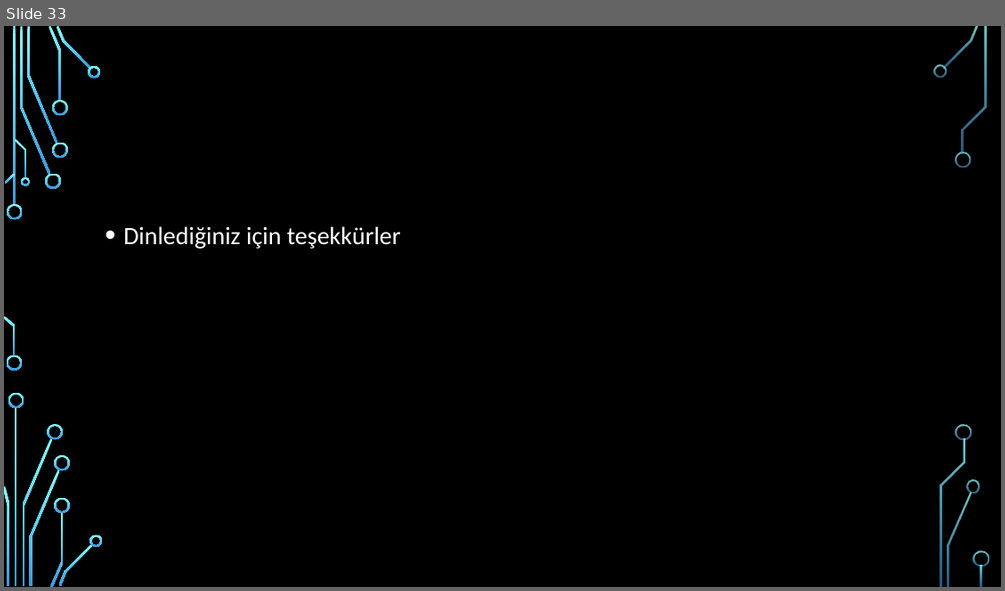
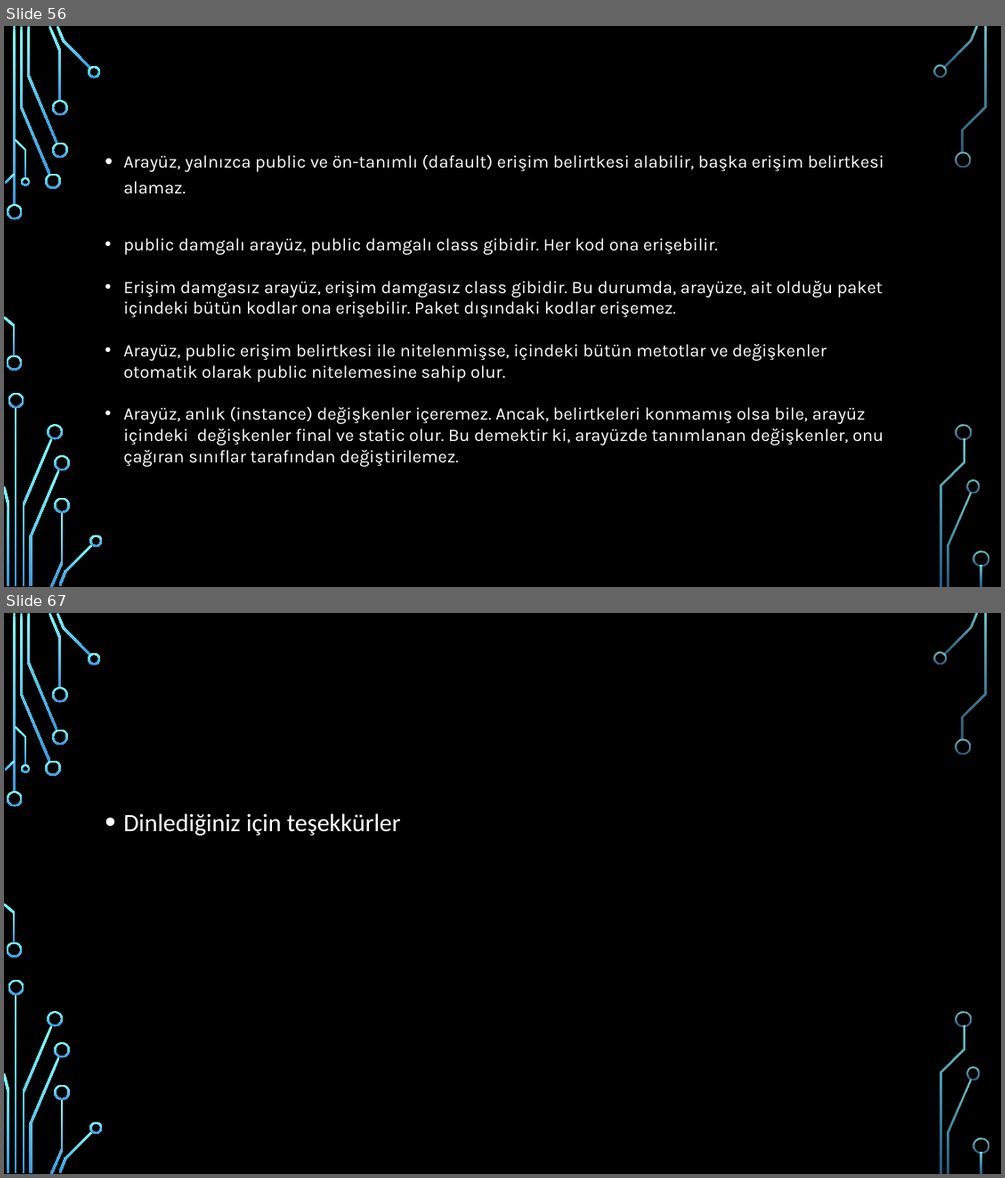
Before and after one commit to burakduman-bilgeadam/sunum, a slide deck: OOPPart2.pptx. Shown one above the other, each under a label of ours: slide 33 before the commit, slides 56 and 67 after it; the slides between them are not shown. The pictures are 1005x591 and 1005x1178 pixels, drawn with LibreOffice and Linux fonts; fonts in the diff are those of the drawing; background and template pictures are left out. Boxes give left, top, right and bottom in pixels: in the first picture for what was removed or moved away, otherwise in the second. Text is boxed around its words. In the diff, an @@ line names an element or a change of style, - is before the commit and + after.

```diff
--- a/OOPPart2.pptx
+++ b/OOPPart2.pptx
@@ slide 56 added at bbox=[4, 26, 1001, 587], background picture (left out); not listed: 36 template elements that a slide beside it also shows @@
@@ text added at bbox=[123, 154, 884, 467], 17 pt, text #FFFFFF @@
+• Arayüz, yalnızca public ve ön-tanımlı (dafault) erişim belirtkesi alabilir, başka erişim belirtkesi alamaz.
+• public damgalı arayüz, public damgalı class gibidir. Her kod ona erişebilir.
+• Erişim damgasız arayüz, erişim damgasız class gibidir. Bu durumda, arayüze, ait olduğu paket içindeki bütün kodlar ona erişebilir. Paket dışındaki kodlar erişemez.
+• Arayüz, public erişim belirtkesi ile nitelenmişse, içindeki bütün metotlar ve değişkenler otomatik olarak public nitelemesine sahip olur.
+• Arayüz, anlık (instance) değişkenler içeremez. Ancak, belirtkeleri konmamış olsa bile, arayüz içindeki değişkenler final ve static olur. Bu demektir ki, arayüzde tanımlanan değişkenler, onu çağıran sınıflar tarafından değiştirilemez.
@@ what was slide 33 is now slide 67 @@
```
Also in this commit, not shown: 3 slides changed, 33 other slides added.
